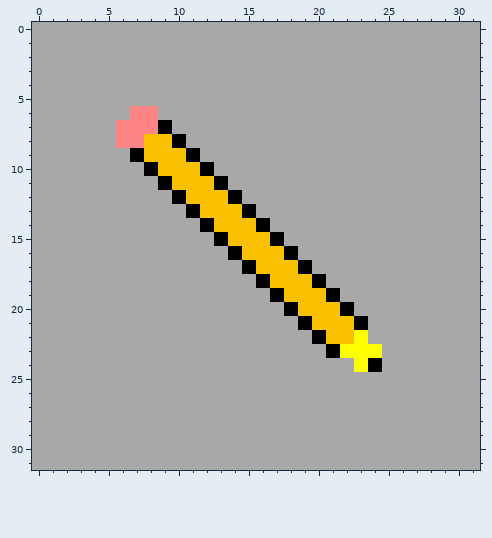
Two versions of one pixel-art sprite, Assets/Sprites/Tile_05.png. That is the earlier state.
The file is 32x32 pixels.
The same view after the edit:
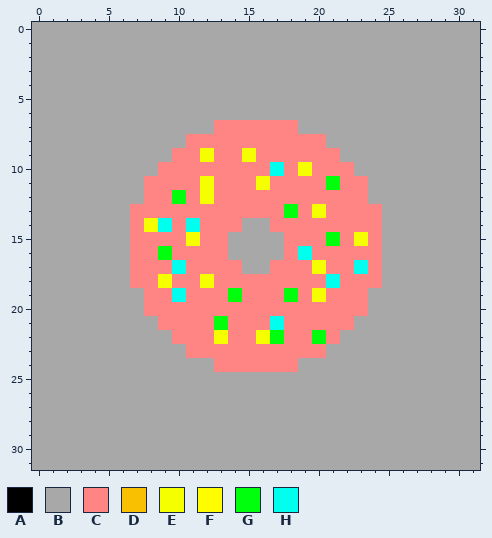
Palette (. is transparent): A #000000  B #a8a8a8  C #ff8585  D #f8c000  E #f6ff00  F #fffd00  G #00ff0d  H #00ffee
What changed:
@@ x 0..31 @@
  5 BBBBBBBBBBBBBBBBBBBBBBBBBBBBBBBB
- 6 BBBBBBBCCBBBBBBBBBBBBBBBBBBBBBBB
- 7 BBBBBBCCCABBBBBBBBBBBBBBBBBBBBBB
- 8 BBBBBBCCDDABBBBBBBBBBBBBBBBBBBBB
- 9 BBBBBBBADDDABBBBBBBBBBBBBBBBBBBB
-10 BBBBBBBBADDDABBBBBBBBBBBBBBBBBBB
-11 BBBBBBBBBADDDABBBBBBBBBBBBBBBBBB
-12 BBBBBBBBBBADDDABBBBBBBBBBBBBBBBB
-13 BBBBBBBBBBBADDDABBBBBBBBBBBBBBBB
-14 BBBBBBBBBBBBADDDABBBBBBBBBBBBBBB
-15 BBBBBBBBBBBBBADDDABBBBBBBBBBBBBB
-16 BBBBBBBBBBBBBBADDDABBBBBBBBBBBBB
-17 BBBBBBBBBBBBBBBADDDABBBBBBBBBBBB
-18 BBBBBBBBBBBBBBBBADDDABBBBBBBBBBB
-19 BBBBBBBBBBBBBBBBBADDDABBBBBBBBBB
-20 BBBBBBBBBBBBBBBBBBADDDABBBBBBBBB
-21 BBBBBBBBBBBBBBBBBBBADDDABBBBBBBB
-22 BBBBBBBBBBBBBBBBBBBBADDFBBBBBBBB
-23 BBBBBBBBBBBBBBBBBBBBBAFFFBBBBBBB
-24 BBBBBBBBBBBBBBBBBBBBBBBFABBBBBBB
+ 6 BBBBBBBBBBBBBBBBBBBBBBBBBBBBBBBB
+ 7 BBBBBBBBBBBBBCCCCCCBBBBBBBBBBBBB
+ 8 BBBBBBBBBBBCCCCCCCCCCBBBBBBBBBBB
+ 9 BBBBBBBBBBCCECCECCCCCCBBBBBBBBBB
+10 BBBBBBBBBCCCCCCCCHCECCCBBBBBBBBB
+11 BBBBBBBBCCCCECCCECCCCGCCBBBBBBBB
+12 BBBBBBBBCCGCECCCCCCCCCCCBBBBBBBB
+13 BBBBBBBCCCCCCCCCCCGCECCCCBBBBBBB
+14 BBBBBBBCEHCHCCCBBCCCCCCCCBBBBBBB
+15 BBBBBBBCCCCECCBBBBCCCGCECBBBBBBB
+16 BBBBBBBCCGCCCCBBBBCHCCCCCBBBBBBB
+17 BBBBBBBCCCHCCCCBBCCCECCHCBBBBBBB
+18 BBBBBBBCCECCECCCCCCCCHCCCBBBBBBB
+19 BBBBBBBBCCHCCCGCCCGCECCCBBBBBBBB
+20 BBBBBBBBCCCCCCCCCCCCCCCCBBBBBBBB
+21 BBBBBBBBBCCCCGCCCHCCCCCBBBBBBBBB
+22 BBBBBBBBBBCCCECCEGCCGCBBBBBBBBBB
+23 BBBBBBBBBBBCCCCCCCCCCBBBBBBBBBBB
+24 BBBBBBBBBBBBBCCCCCCBBBBBBBBBBBBB
 25 BBBBBBBBBBBBBBBBBBBBBBBBBBBBBBBB
Where, in picture pixels (left, top, right, bottom), the same in both pictures:
changed: (116, 106, 382, 372)
